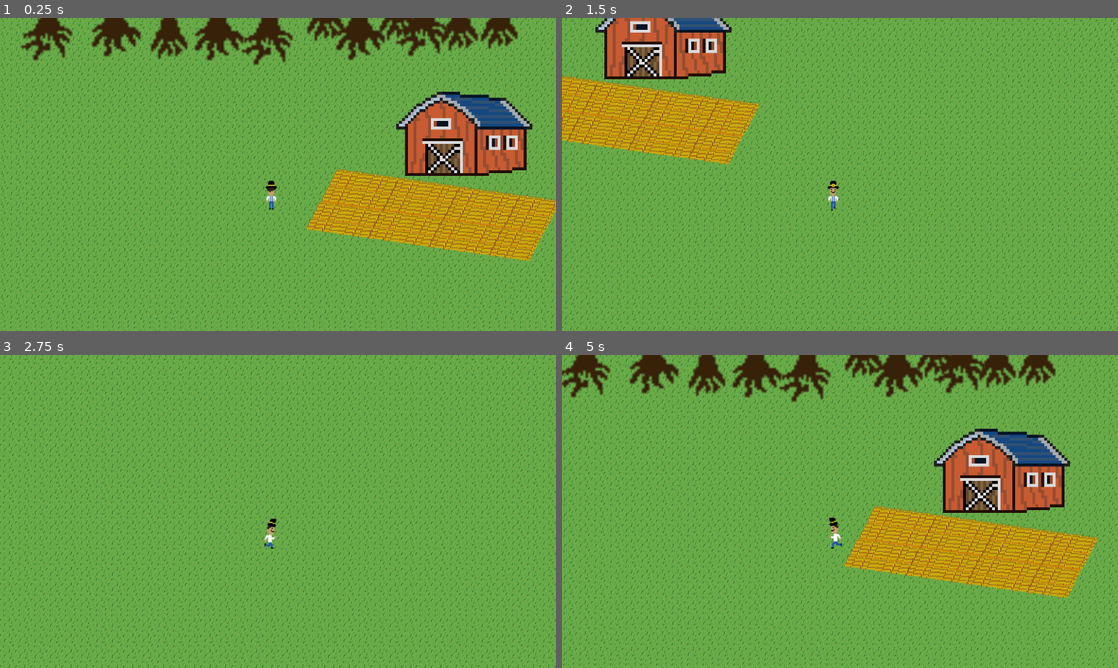
Above: before the commit, frames 1-4 (two rows, left to right).
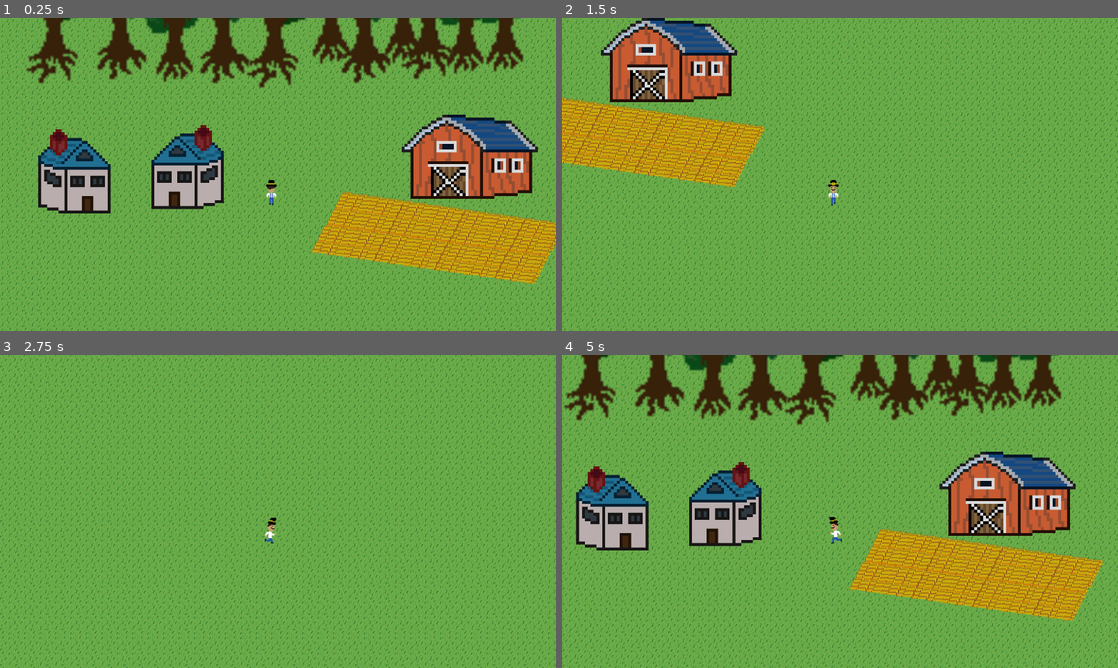
Above: after the commit, the same moments.

Repository: ian-kr/Melon
Game: Godot game, scene res://scenes/levels/town.tscn
Same seed, same stepped clock (60 frames per second), same inputs: the game is played once before the commit and once after it. This scene is started directly instead of the project's main scene.
Inputs:
- Up to frame 1 (0.25 s): no input
- Up to frame 2 (1.5 s): tap Enter at 0.5 s; hold D (right) 0.53-1.28 s; hold S (down) from 1.28 s (still down)
- Up to frame 3 (2.75 s): release S (down) at 2.03 s; hold D (right) from 2.03 s (still down)
- Up to frame 4 (5 s): release D (right) at 2.78 s; hold W (up) 2.78-3.53 s; hold A (left) from 3.53 s (still down)

The runs differ from the first frame. In frame 1, 43% of the frame differs, in the area x 0-100%, y 0-100%; in frame 2, 28%; in frame 3, 18%; in frame 4, 43%.

Commit message:
Updated with house
:)

Diff:
--- a/scenes/levels/town.tscn
+++ b/scenes/levels/town.tscn
@@ -8,9 +8,16 @@
 [ext_resource type="Texture2D" uid="uid://cvaguulccngdr" path="res://graphics/assets/things/Tree1.png" id="6_o7l0b"]
 [ext_resource type="Texture2D" uid="uid://cbcg8m2tir20u" path="res://graphics/assets/things/Tree2.png" id="7_mgkwl"]
 [ext_resource type="Texture2D" uid="uid://tegslj7v83hy" path="res://graphics/assets/things/Tree3.png" id="8_p8f42"]
+[ext_resource type="Texture2D" uid="uid://cwldi1vc7tqlt" path="res://graphics/assets/things/House1.png" id="9_o6io6"]
 
 [sub_resource type="RectangleShape2D" id="RectangleShape2D_xsw73"]
 size = Vector2(1031, 85)
+
+[sub_resource type="RectangleShape2D" id="RectangleShape2D_aidf5"]
+size = Vector2(143, 148)
+
+[sub_resource type="RectangleShape2D" id="RectangleShape2D_m3f2g"]
+size = Vector2(149, 140)
 
 [node name="Town" type="Node2D"]
 
@@ -21,13 +28,15 @@
 
 [node name="Player" parent="." instance=ExtResource("3_exm27")]
 z_index = 10
+scale = Vector2(0.979897, 0.859365)
 
 [node name="RemoteTransform2D" type="RemoteTransform2D" parent="Player"]
 position = Vector2(570, 337)
 remote_path = NodePath("../../Camera2D")
 
 [node name="Camera2D" type="Camera2D" parent="."]
-position = Vector2(570, 337)
+position = Vector2(558.541, 289.606)
+scale = Vector2(0.979897, 0.859365)
 
 [node name="Barn" type="Sprite2D" parent="."]
 position = Vector2(959, 256)
@@ -111,6 +120,27 @@
 
 [node name="collision" type="StaticBody2D" parent="."]
 
-[node name="CollisionShape2D" type="CollisionShape2D" parent="collision"]
+[node name="Treeline" type="CollisionShape2D" parent="collision"]
 position = Vector2(562.5, 43.5)
 shape = SubResource("RectangleShape2D_xsw73")
+
+[node name="StaticBody2D" type="StaticBody2D" parent="."]
+
+[node name="House1" type="Sprite2D" parent="StaticBody2D"]
+position = Vector2(374, 277)
+scale = Vector2(0.75, 0.75)
+texture = ExtResource("9_o6io6")
+
+[node name="House2" type="Sprite2D" parent="StaticBody2D"]
+position = Vector2(134, 286)
+scale = Vector2(0.75, 0.75)
+texture = ExtResource("9_o6io6")
+flip_h = true
+
+[node name="House3" type="CollisionShape2D" parent="StaticBody2D"]
+position = Vector2(138, 293)
+shape = SubResource("RectangleShape2D_aidf5")
+
+[node name="House4" type="CollisionShape2D" parent="StaticBody2D"]
+position = Vector2(369, 286)
+shape = SubResource("RectangleShape2D_m3f2g")
Not shown: 1 places in scenes/levels/town.tscn that only renumber resources
